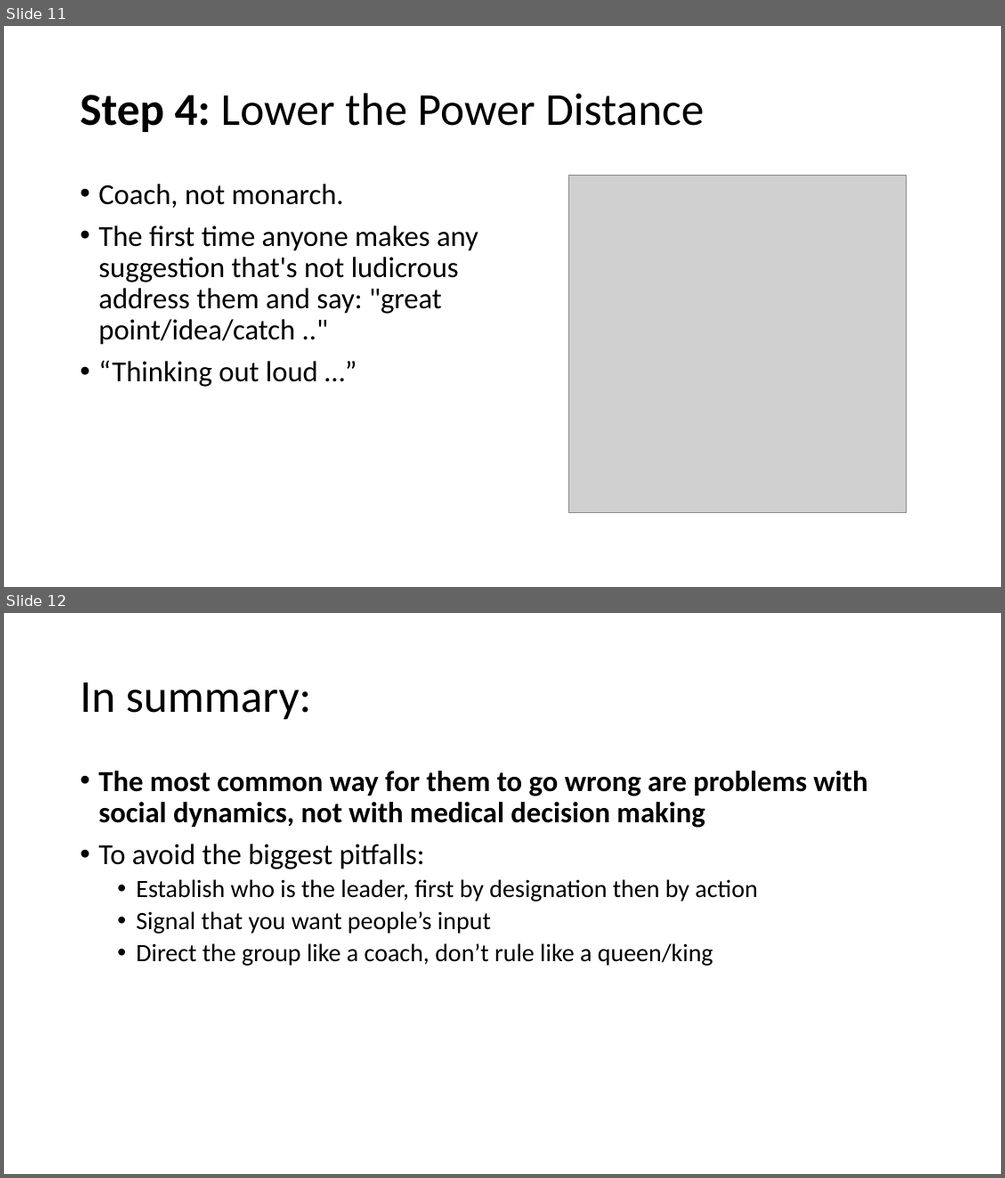
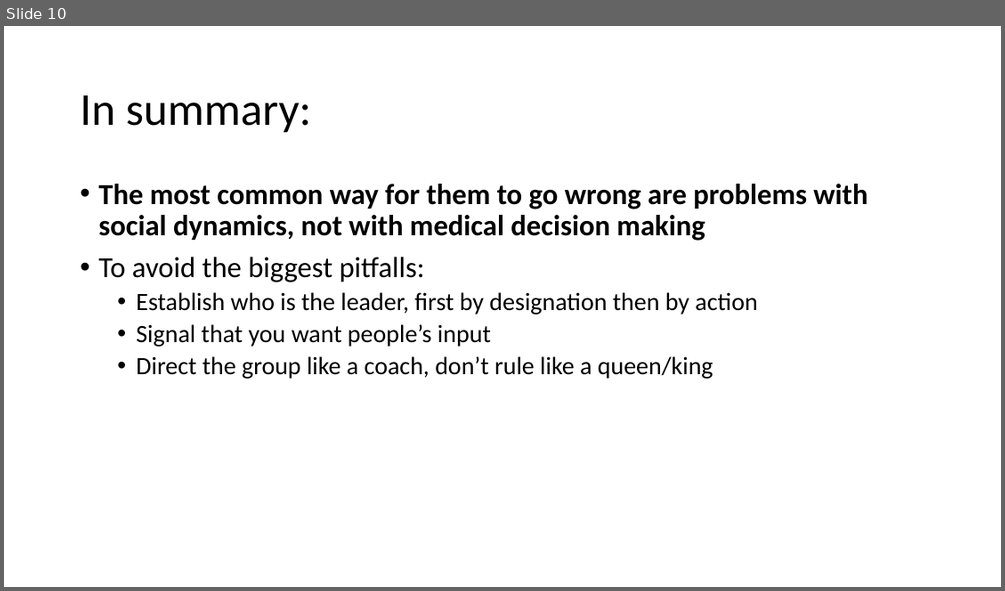
Before and after one commit to reblocke/reblocke.github.io, a slide deck: files/code-rrt/Leadership.pptx. Shown one above the other, each under a label of ours: slides 11 and 12 before the commit, slide 10 after it. The pictures are 1005x1178 and 1005x591 pixels, drawn with LibreOffice and Linux fonts; fonts in the diff are those of the drawing; grey boxes stand for pictures. Boxes give left, top, right and bottom in pixels: in the first picture for what was removed or moved away, otherwise in the second. Text is boxed around its words. In the diff, an @@ line names an element or a change of style, - is before the commit and + after.

```diff
--- a/files/code-rrt/Leadership.pptx
+++ b/files/code-rrt/Leadership.pptx
@@ slide 11 removed at box(4, 26, 1001, 587), background #FFFFFF @@
@@ title removed at box(80, 93, 704, 132) @@
-Step 4: Lower the Power Distance
@@ text removed at box(98, 184, 478, 386) @@
-• Coach, not monarch.
-• The first time anyone makes any suggestion that's not ludicrous address them and say: "great point/idea/catch .."
-• “Thinking out loud …”
@@ picture removed at box(569, 176, 906, 513) @@
@@ what was slide 12 is now slide 10 @@
```
Also in this commit, not shown: 2 slides changed, 1 other slide removed, 4 other files.
